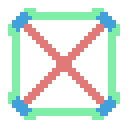
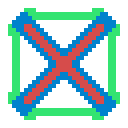
Two versions of the same layered image (w=128, h=128). Layer-by-layer changes:
renamed "Ground" to "Air", opacity 75% → 100% over [left=24, top=24, right=104, bottom=104]
"Turret": opacity 50% → 80%, moved it above "Ground" over [left=8, top=8, right=120, bottom=120]
renamed "Air" to "Ground", opacity 75% → 100%, painted on it over [left=12, top=12, right=116, bottom=116]
"Back": opacity 50% → 60% over [left=8, top=8, right=120, bottom=120]
